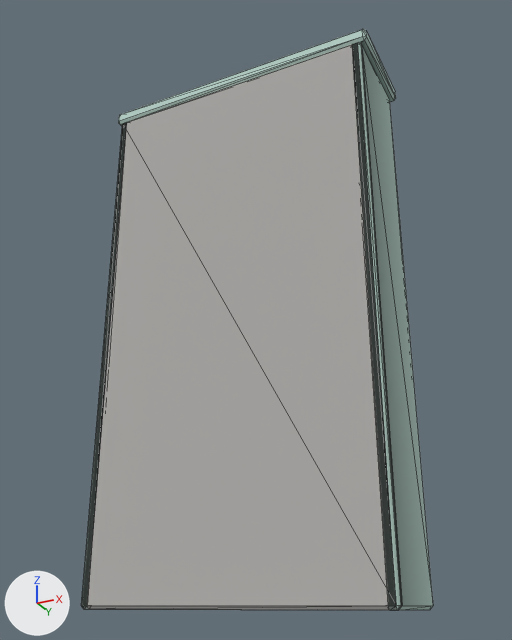
Before and after pictures for a commit that changed the glTF model public/assets/island/furniture-v1/furn_bookshelf__mint.glb.
Rendered twice from a 50 mm camera at (1.028, -2.025, 0.009) aimed at (0.008, 0.014, 0.926). Every picture has the same lights, and +X, +Y and +Z are marked at lower left. The older version comes first. Mesh edges are drawn as thin lines. Where no turn or scale is listed for an object, it has been applied to the vertices. Vertices at exactly the same position are counted once.
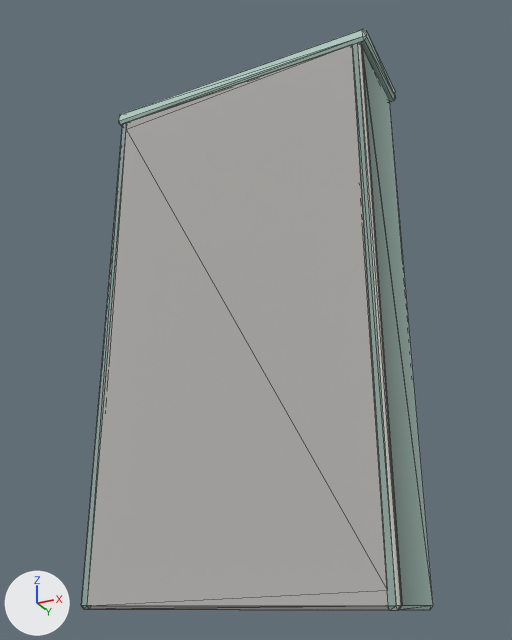
Where the change shows, as pixel boxes (x1, y1, x2, y2) in the pictures (512 x 640 px):
part 1 of me_mesh_0, reshaped
    before: (82, 44, 433, 610)
    after: (87, 45, 433, 610)
part 2 of me_mesh_0, recoloured
    both: (81, 42, 401, 610)

The change in detail:
me_mesh_0 is used by ob_mesh_0; location (-0.52, 0.195, 0.0).
me_mesh_0 had 1308 vertices, 2412 faces and spanned x 0.0..1.04, y -0.37..0.0, z 0.0..1.85.
me_mesh_0 now has 1330 vertices, 2428 faces and spans x 0.0..1.04, y -0.37..0.0, z 0.0..1.85.
Part 1, on me_mesh_0:
24 faces are deleted.
22 vertices are added at x 0.02..1.02, y -0.37..-0.35, z 0.0..1.8.
40 new faces join them.
me_mesh_0 part 2: 8 kept faces spanning x 0.02..1.02, y -0.37..-0.36, z 0.0..1.8 get new vertex colours.
